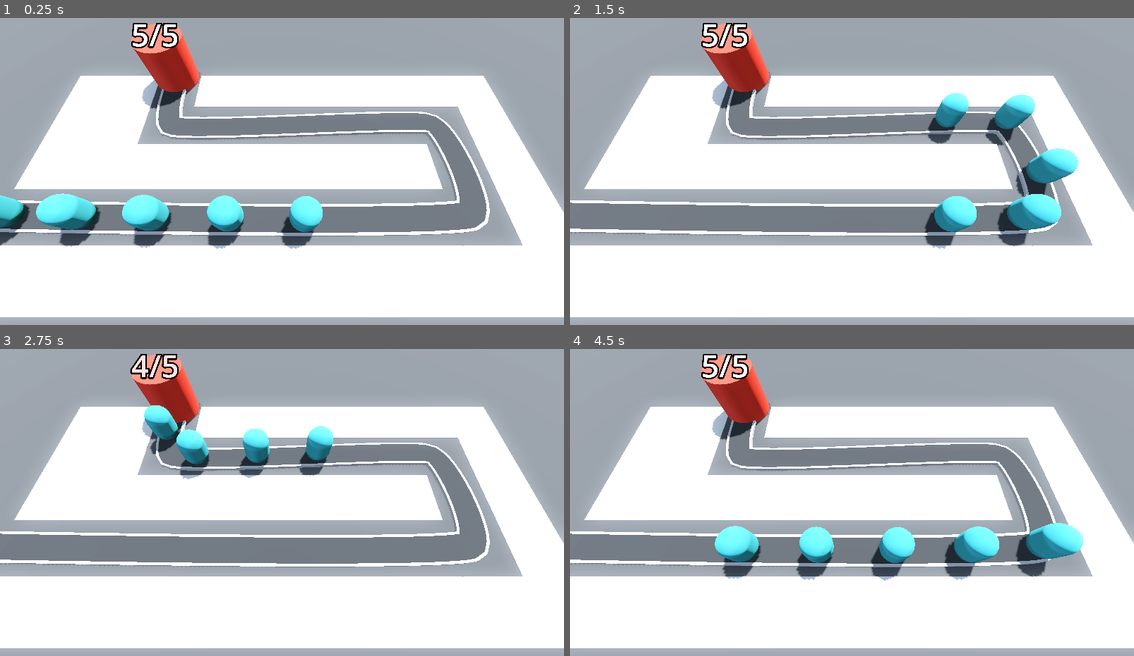
Above: before the commit, frames 1-4 (two rows, left to right).
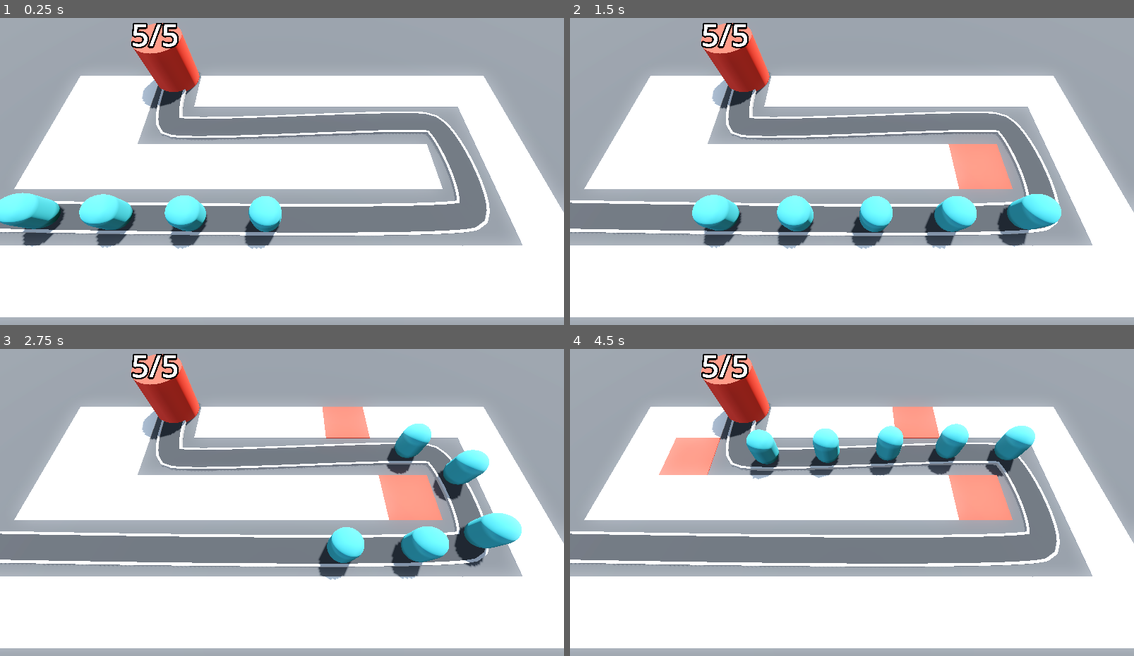
Above: after the commit, the same moments.

Repository: roomno17/Barbarian-Blaster
Game: Godot game, scene res://base_level.tscn
Same seed, same stepped clock (60 frames per second), same inputs: the game is played once before the commit and once after it.
Inputs (mouse positions are in pixels of both pictures, inside the frame that each line leads up to):
- Up to frame 1 (0.25 s): no input
- Up to frame 2 (1.5 s): move the mouse to (976, 159) at 0.52 s; click (976, 159) at 0.6 s; move the mouse to (739, 189) at 1.27 s; click (739, 189) at 1.35 s
- Up to frame 3 (2.75 s): move the mouse to (338, 434) at 2.02 s; click (338, 434) at 2.1 s
- Up to frame 4 (4.5 s): move the mouse to (823, 566) at 2.77 s; click (823, 566) at 2.85 s; move the mouse to (1021, 551) at 3.52 s; click (1021, 551) at 3.6 s; move the mouse to (682, 456) at 4.27 s; click (682, 456) at 4.35 s

The runs differ from the first frame. In frame 1, 7.8% of the frame differs, in the area x 0-58%, y 56-76%; in frame 2, 6.6%; in frame 3, 9.9%; in frame 4, 12%, in the area x 15-91%, y 18-76%.

Commit message:
added turret and turretmanager

Diff:
--- a/base_level.tscn
+++ b/base_level.tscn
@@ -1,5 +1,6 @@
-[gd_scene load_steps=11 format=3 uid="uid://dtcnxxofouqf8"]
+[gd_scene load_steps=12 format=3 uid="uid://dtcnxxofouqf8"]
 
+[ext_resource type="PackedScene" uid="uid://br3qcltvc1sgb" path="res://ray_picker_camera.tscn" id="1_3o4py"]
 [ext_resource type="MeshLibrary" uid="uid://c0c3djgifhbb0" path="res://MeshLibraries/space_library.tres" id="1_bo3yr"]
 [ext_resource type="PackedScene" uid="uid://cedg4p1ktt00c" path="res://Enemy/enemy.tscn" id="2_5vx1e"]
 [ext_resource type="PackedScene" uid="uid://b6a3tfb71rtov" path="res://Base/base.tscn" id="3_eesb3"]
@@ -47,8 +48,9 @@
 size = Vector3(100, 2, 100)
 material = SubResource("StandardMaterial3D_bo3yr")
 
-[node name="Camera3D" type="Camera3D" parent="."]
+[node name="RayPickerCamera" parent="." node_paths=PackedStringArray("gridmap") instance=ExtResource("1_3o4py")]
 transform = Transform3D(1, 0, 0, 0, 0.42261824, 0.9063078, 0, -0.9063078, 0.42261824, 0, 14.5, 9.5)
+gridmap = NodePath("../GridMap")
 
 [node name="GridMap" type="GridMap" parent="."]
 mesh_library = ExtResource("1_bo3yr")
@@ -108,28 +110,23 @@
 material = SubResource("StandardMaterial3D_eesb3")
 
 [node name="Enemy" parent="Path3D" instance=ExtResource("2_5vx1e")]
-transform = Transform3D(-0.022428697, 0.0016574268, -0.99973065, -1.16413455e-10, 0.99999714, 0.0016578193, 0.99973226, 3.7184e-05, -0.022428662, -23.528536, 0, 5.963485)
-speed = 20.0
+transform = Transform3D(-0.022428686, 0.0016574268, -0.9997301, -1.1641339e-10, 0.99999714, 0.0016578183, 0.9997317, 3.7184e-05, -0.022428649, -23.528536, 0, 5.963485)
 
 [node name="Enemy2" parent="Path3D" instance=ExtResource("2_5vx1e")]
 transform = Transform3D(-0.018638236, 0.0016490336, -0.99980843, -6.2695044e-06, 0.99999714, 0.0016494122, 0.99981004, 3.7011596e-05, -0.018638195, -18.529716, -0.008263516, 6.064144)
 progress = 5.0
-speed = 20.0
 
 [node name="Enemy3" parent="Path3D" instance=ExtResource("2_5vx1e")]
-transform = Transform3D(-0.015866848, 0.0016428971, -0.9998562, -1.0832559e-05, 0.99999714, 0.001643251, 0.9998578, 3.6905374e-05, -0.015866803, -13.530392, -0.016495652, 6.1505027)
+transform = Transform3D(-0.015866848, 0.0016428962, -0.99985564, -1.0832559e-05, 0.9999966, 0.0016432502, 0.9998578, 3.6905352e-05, -0.015866794, -13.530392, -0.016495652, 6.1505027)
 progress = 10.0
-speed = 20.0
 
 [node name="Enemy4" parent="Path3D" instance=ExtResource("2_5vx1e")]
-transform = Transform3D(-0.012613183, 0.0016356925, -0.9999025, -1.616796e-05, 0.9999972, 0.0016360019, 0.99990404, 3.6802736e-05, -0.012613137, -8.530835, -0.024694737, 6.22201)
+transform = Transform3D(-0.012613176, 0.0016356925, -0.9999025, -1.6167953e-05, 0.9999972, 0.0016360019, 0.9999035, 3.6802736e-05, -0.012613137, -8.530835, -0.024694737, 6.22201)
 progress = 15.0
-speed = 20.0
 
 [node name="Enemy5" parent="Path3D" instance=ExtResource("2_5vx1e")]
 transform = Transform3D(-0.008287638, 0.0016261147, -0.99994767, -2.3224067e-05, 0.9999972, 0.0016263383, 0.9999492, 3.6702517e-05, -0.008287586, -3.531115, -0.032852132, 6.274878)
 progress = 20.0
-speed = 20.0
 
 [node name="Base" parent="." instance=ExtResource("3_eesb3")]
 transform = Transform3D(1, 0, 0, 0, 1, 0, 0, 0, 1, -10.17345, 0, -7.665709)
--- a/project.godot
+++ b/project.godot
@@ -18,3 +18,11 @@
 [global_group]
 
 base=""
+
+[input]
+
+click={
+"deadzone": 0.2,
+"events": [Object(InputEventMouseButton,"resource_local_to_scene":false,"resource_name":"","device":-1,"window_id":0,"alt_pressed":false,"shift_pressed":false,"ctrl_pressed":false,"meta_pressed":false,"button_mask":0,"position":Vector2(0, 0),"global_position":Vector2(0, 0),"factor":1.0,"button_index":1,"canceled":false,"pressed":false,"double_click":false,"script":null)
+]
+}
--- /dev/null
+++ b/ray_picker_camera.gd
@@ -0,0 +1,22 @@
+extends Camera3D
+@export var gridmap : GridMap
+@onready var ray_cast_3d: RayCast3D = $RayCast3D
+
+func _process(delta: float) -> void:
+	var mouse_position : Vector2 = get_viewport().get_mouse_position()
+	ray_cast_3d.target_position = project_local_ray_normal(mouse_position)*100
+	ray_cast_3d.force_raycast_update()
+
+	if ray_cast_3d.is_colliding():
+		var collider = ray_cast_3d.get_collider()
+		if collider is GridMap:
+				var collision_point = ray_cast_3d.get_collision_point()
+				var cell = gridmap.local_to_map(collision_point)
+				if gridmap.get_cell_item(cell) ==0:
+					Input.set_default_cursor_shape(Input.CURSOR_POINTING_HAND)
+					if Input.is_action_just_pressed("click"):
+						gridmap.set_cell_item(cell,1)
+				else:
+					Input.set_default_cursor_shape(Input.CURSOR_ARROW)
+	else:
+					Input.set_default_cursor_shape(Input.CURSOR_ARROW)
--- /dev/null
+++ b/ray_picker_camera.tscn
@@ -0,0 +1,9 @@
+[gd_scene load_steps=2 format=3 uid="uid://br3qcltvc1sgb"]
+
+[ext_resource type="Script" uid="uid://dw0l7wld2yxkw" path="res://ray_picker_camera.gd" id="1_qvtpo"]
+
+[node name="RayPickerCamera" type="Camera3D"]
+transform = Transform3D(1, 0, 0, 0, 0.42261824, 0.9063078, 0, -0.9063078, 0.42261824, 0, 0, 0)
+script = ExtResource("1_qvtpo")
+
+[node name="RayCast3D" type="RayCast3D" parent="."]
--- /dev/null
+++ b/turret.tscn
@@ -0,0 +1,30 @@
+[gd_scene load_steps=5 format=3 uid="uid://dmd8u0vtjxxcu"]
+
+[sub_resource type="CylinderMesh" id="CylinderMesh_8xk5y"]
+height = 1.0
+
+[sub_resource type="StandardMaterial3D" id="StandardMaterial3D_8xk5y"]
+albedo_color = Color(0, 0.23921569, 0.45882353, 1)
+
+[sub_resource type="CylinderMesh" id="CylinderMesh_3oylf"]
+top_radius = 0.6
+bottom_radius = 0.6
+height = 0.5
+
+[sub_resource type="BoxMesh" id="BoxMesh_3oylf"]
+size = Vector3(0.34, 0.34, 1)
+
+[node name="Turret" type="Node3D"]
+
+[node name="TurretBase" type="MeshInstance3D" parent="."]
+mesh = SubResource("CylinderMesh_8xk5y")
+surface_material_override/0 = SubResource("StandardMaterial3D_8xk5y")
+
+[node name="TurretTop" type="MeshInstance3D" parent="TurretBase"]
+transform = Transform3D(1, 0, 0, 0, 1, 0, 0, 0, 1, 0, 0.3, 0)
+mesh = SubResource("CylinderMesh_3oylf")
+
+[node name="MeshInstance3D" type="MeshInstance3D" parent="TurretBase"]
+transform = Transform3D(1, 0, 0, 0, 1, 0, 0, 0, 1, 0, 0.36230332, 0.8964834)
+mesh = SubResource("BoxMesh_3oylf")
+skeleton = NodePath("../..")
Not shown, added: ray_picker_camera.gd.uid
